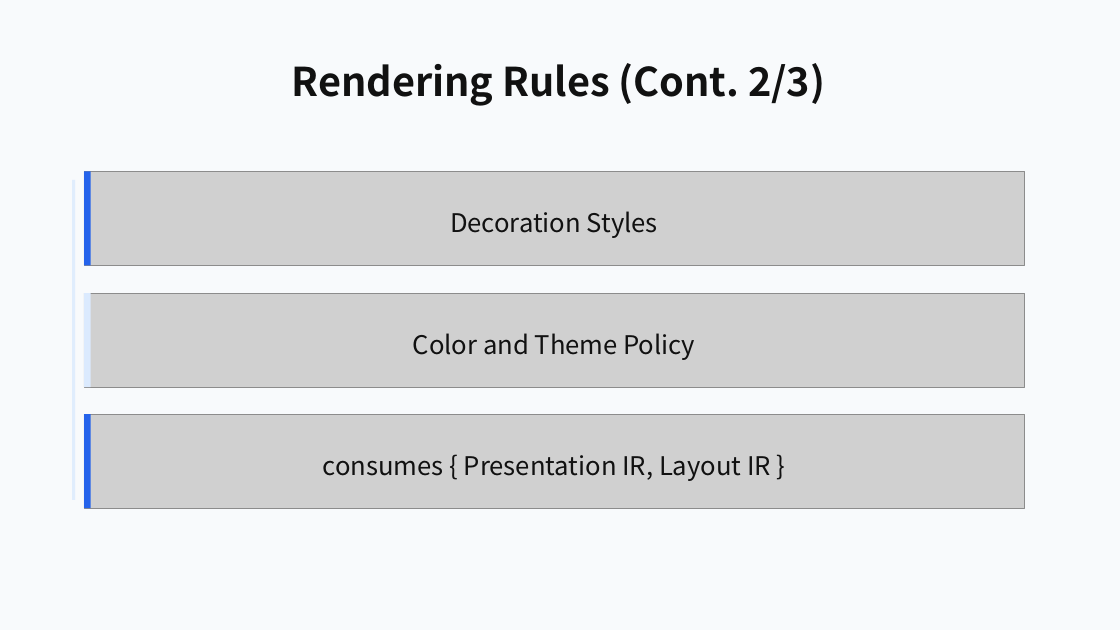
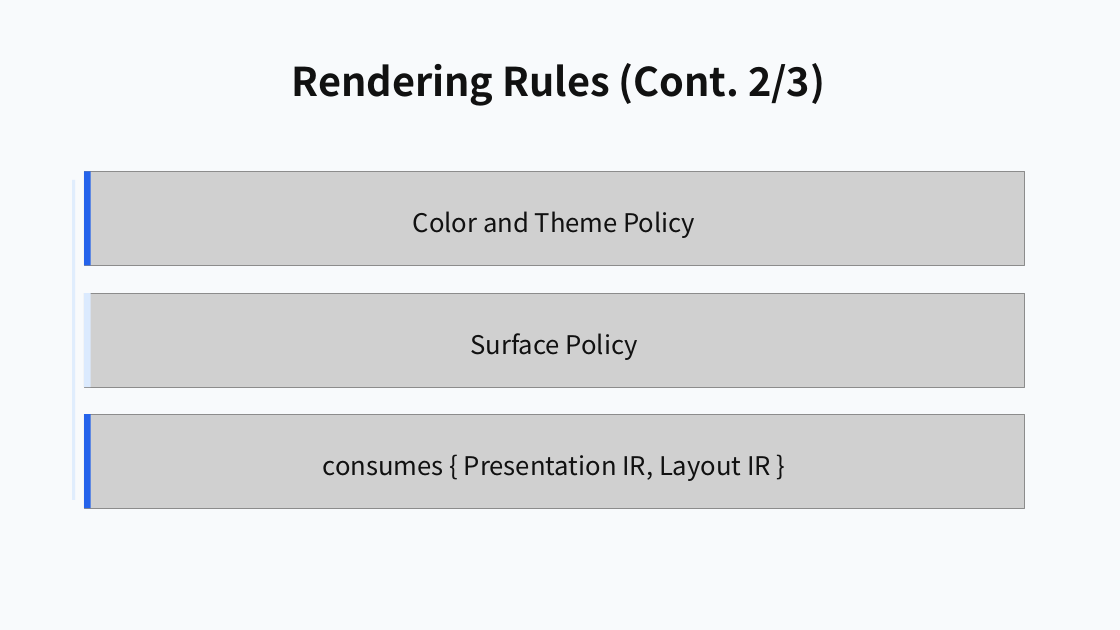
Before and after one commit to ch040602/mdpr-skill, a slide deck: slide 16 of artifacts/mdpr-vs-skill/mdpr-baseline-result.pptx. Drawn at 1120x630 pixels with LibreOffice and Linux fonts; fonts in the diff are those of the drawing; grey boxes stand for pictures. Boxes give left, top, right and bottom in pixels: in the first picture for what was removed or moved away, otherwise in the second. Text is boxed around its words. In the diff, an @@ line names an element or a change of style, - is before the commit and + after.

```diff
--- a/artifacts/mdpr-vs-skill/mdpr-baseline-result.pptx
+++ b/artifacts/mdpr-vs-skill/mdpr-baseline-result.pptx
@@ text at [413,211,695,238]: text changed @@
-Decoration Styles
+Color and Theme Policy
@@ text at [470,333,638,360]: text changed @@
-Color and Theme Policy
+Surface Policy
```
Also in this commit, not shown: 8 other slides changed, 6 other files.
